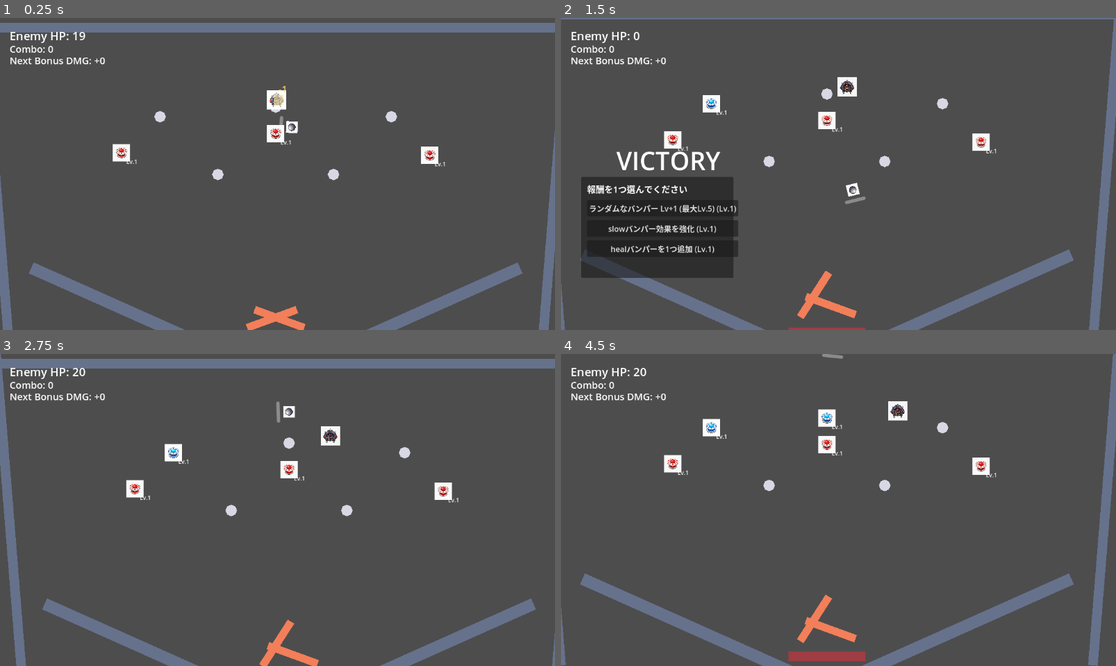
Above: before the commit, frames 1-4 (two rows, left to right).
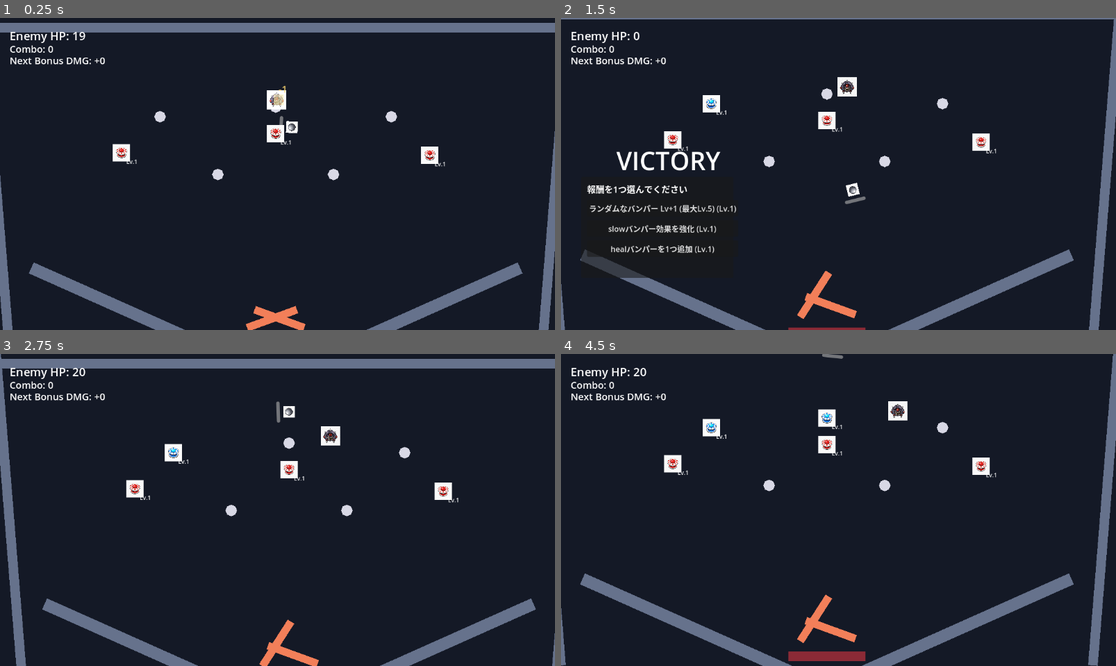
Above: after the commit, the same moments.

Repository: hamayu691-hamy/codex_godot
Game: Godot game, scene res://scenes/PinballBattleScene.tscn
Same seed, same stepped clock (60 frames per second), same inputs: the game is played once before the commit and once after it. The project has no main scene, so this scene is started directly.
Inputs (mouse positions are in pixels of both pictures, inside the frame that each line leads up to):
- Up to frame 1 (0.25 s): no input
- Up to frame 2 (1.5 s): move the mouse to (677, 152) at 0.52 s; hold Right 0.53-1.28 s; tap K at 0.6 s; click (677, 152) at 0.67 s; move the mouse to (827, 133) at 1.27 s; hold Left from 1.28 s (still down); tap B at 1.35 s; click (827, 133) at 1.42 s
- Up to frame 3 (2.75 s): move the mouse to (444, 491) at 2.02 s; release Left at 2.03 s; hold Right from 2.03 s (still down); hold R from 2.03 s (still down); click (444, 491) at 2.17 s
- Up to frame 4 (4.5 s): move the mouse to (694, 488) at 2.77 s; release R at 2.78 s; tap K at 2.85 s; click (694, 488) at 2.92 s; move the mouse to (838, 469) at 3.52 s; release Right at 3.53 s; hold Left from 3.53 s (still down); tap B at 3.6 s; click (838, 469) at 3.67 s; move the mouse to (982, 491) at 4.27 s; tap R at 4.35 s; click (982, 491) at 4.42 s

The runs differ from the first frame. In frame 1, 92% of the frame differs, in the area x 0-100%, y 0-100%; in frame 2, 84%; in frame 3, 91%; in frame 4, 93%.

Commit message:
Add stage background rendering support

Diff:
--- a/scenes/PinballBattleScene.tscn
+++ b/scenes/PinballBattleScene.tscn
@@ -14,6 +14,9 @@
 
 [node name="PinballBattleScene" type="Node2D"]
 script = ExtResource("1")
+
+[node name="Background" type="Node2D" parent="."]
+z_index = -100
 
 [node name="GameCamera" type="Camera2D" parent="."]
 position = Vector2(600, 350)
--- a/scripts/gameplay/pinball_battle_scene.gd
+++ b/scripts/gameplay/pinball_battle_scene.gd
@@ -57,6 +57,8 @@
 const BULLET_DAMAGE: int = 2
 const BULLET_COLLISION_RADIUS: float = 7.0
 const BUMPER_TOOLTIP_OFFSET: Vector2 = Vector2(16.0, 16.0)
+const BACKGROUND_Z_INDEX: int = -100
+const DEFAULT_BACKGROUND_COLOR: Color = Color(0.08, 0.1, 0.15, 1.0)
 const BALL_HP_BAR_SIZE: Vector2 = Vector2(44.0, 7.0)
 const BALL_HP_BAR_OFFSET: Vector2 = Vector2(-22.0, -26.0)
 const ENEMY_COLLISION_RADIUS: float = 20.0
@@ -86,6 +88,7 @@
 	Vector2(-9.0, -15.5885),
 ]
 
+@onready var background_root: Node2D = $Background
 @onready var ball: RigidBody2D = $Ball
 @onready var flippers_root: Node2D = $Flippers
 @onready var drain: Area2D = $Drain
@@ -120,6 +123,8 @@
 var flipper_configs: Array[Dictionary] = []
 var enemy_configs: Array[Dictionary] = []
 var ball_config: Dictionary = {}
+var background_sprite_path: String = ""
+var background_color: Color = DEFAULT_BACKGROUND_COLOR
 
 var _flippers: Array[Dictionary] = []
 var _ball_hp: int = BALL_HP_INITIAL
@@ -146,6 +151,7 @@
 func _ready() -> void:
 	_load_stage_config("stage_01")
 	_field_builder = FieldBuilder.new(PIN_COLLISION_RADIUS, BUMPER_COLLISION_RADIUS, ENEMY_COLLISION_RADIUS, BUMPER_VISUAL_COLOR, BUMPER_VISUAL_COLOR_BY_TYPE, BUMPER_VISUAL_POINTS, ENEMY_VISUAL_COLOR, ENEMY_HP_INITIAL)
+	_setup_background()
 	_setup_ball_visual()
 	_spawn_flippers()
 	_setup_camera()
@@ -174,6 +180,12 @@
 	flipper_configs = _to_dictionary_array(stage_data.get("flipper_configs", []))
 	enemy_configs = _to_dictionary_array(stage_data.get("enemy_configs", []))
 	ball_config = stage_data.get("ball_config", {})
+	background_sprite_path = str(stage_data.get("background_sprite_path", ""))
+	var loaded_background_color: Variant = stage_data.get("background_color", DEFAULT_BACKGROUND_COLOR)
+	if loaded_background_color is Color:
+		background_color = loaded_background_color
+	else:
+		background_color = DEFAULT_BACKGROUND_COLOR
 
 func _to_dictionary_array(value: Variant) -> Array[Dictionary]:
 	var result: Array[Dictionary] = []
@@ -182,6 +194,40 @@
 			if entry is Dictionary:
 				result.append(entry)
 	return result
+
+
+func _setup_background() -> void:
+	for child: Node in background_root.get_children():
+		child.queue_free()
+	background_root.z_index = BACKGROUND_Z_INDEX
+	background_root.position = Vector2.ZERO
+	var texture: Texture2D = null
+	if not background_sprite_path.is_empty():
+		texture = load(background_sprite_path) as Texture2D
+	if texture == null:
+		_add_fallback_background()
+		return
+	var background_sprite: Sprite2D = Sprite2D.new()
+	background_sprite.name = "BackgroundSprite"
+	background_sprite.texture = texture
+	background_sprite.centered = true
+	background_sprite.position = Vector2(FIELD_WIDTH * 0.5, FIELD_HEIGHT * 0.5)
+	var texture_size: Vector2 = texture.get_size()
+	if texture_size.x > 0.0 and texture_size.y > 0.0:
+		background_sprite.scale = Vector2(FIELD_WIDTH / texture_size.x, FIELD_HEIGHT / texture_size.y)
+	background_root.add_child(background_sprite)
+
+func _add_fallback_background() -> void:
+	var fallback_background: Polygon2D = Polygon2D.new()
+	fallback_background.name = "FallbackBackground"
+	fallback_background.color = background_color
+	fallback_background.polygon = PackedVector2Array([
+		Vector2.ZERO,
+		Vector2(FIELD_WIDTH, 0.0),
+		Vector2(FIELD_WIDTH, FIELD_HEIGHT),
+		Vector2(0.0, FIELD_HEIGHT),
+	])
+	background_root.add_child(fallback_background)
 
 func _setup_ball_visual() -> void:
 	var ball_visual: Node = ball.get_node_or_null("BallVisual")
--- a/scripts/gameplay/stage_config.gd
+++ b/scripts/gameplay/stage_config.gd
@@ -10,6 +10,8 @@
 
 const STAGES: Dictionary = {
 	"stage_01": {
+		"background_sprite_path": "",
+		"background_color": Color(0.08, 0.1, 0.15, 1.0),
 		"ball_config": {
 			"sprite_path": "res://gazou/ball_0.png",
 			"sprite_scale": Vector2.ONE * (24.0 / 1254.0),
